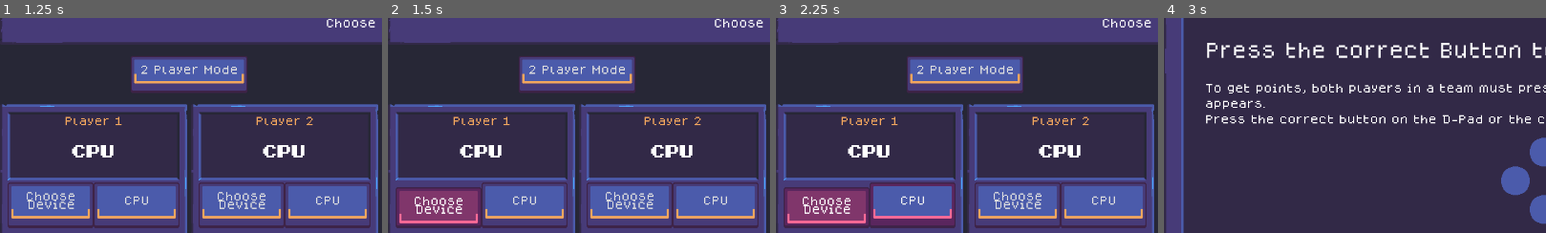
Above: before the commit, frames 1-4 (left to right).
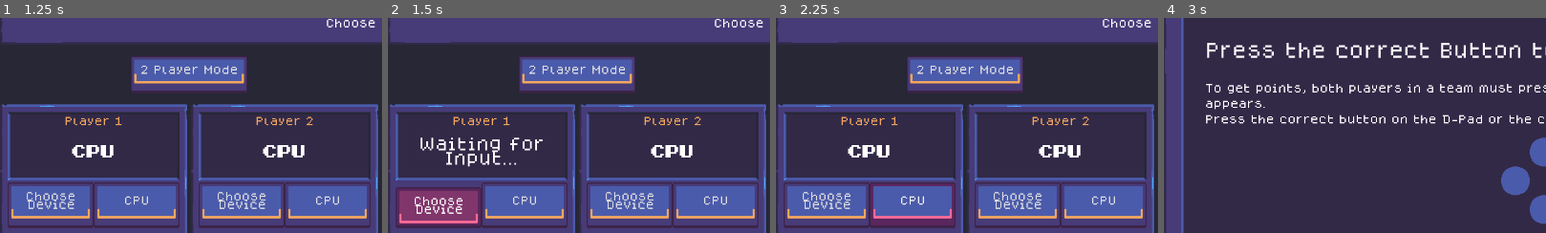
Above: after the commit, the same moments.

Repository: VileOar/js-final-proj
Game: Godot game, scene res://src/menus/main_menu/main_menu.tscn
The game is run twice, just before and just after one commit, with the same random seed, the same clock (stepped at 60 frames per second) and the same inputs.
Inputs:
- Up to frame 1 (1.25 s): click "Start Game" at 0.5 s
- Up to frame 2 (1.5 s): click "Choose Device" at 1.25 s
- Up to frame 3 (2.25 s): click "CPU" at 2 s
- Up to frame 4 (3 s): click "Start Game" at 2.75 s
The pictures show only the part of the screen within x 0-50%, y 9-59%; the shares and areas given below are measured in that part.

Frame 1 is identical in both runs. In frame 2, 1.2% of the frame differs, in the area x 8-41%, y 55-70%; in frame 3, 4.1%, in the area x 2-25%, y 76-97%; in frame 4, nothing differs.

Commit message:
added a 'waiting for input' msg to device selector

Diff:
--- a/src/menus/player_select/ui/device_selector.tscn
+++ b/src/menus/player_select/ui/device_selector.tscn
@@ -3,6 +3,21 @@
 [ext_resource type="Script" path="res://src/menus/player_select/ui/player_device_selector.gd" id="1_aw8pw"]
 [ext_resource type="Texture2D" uid="uid://cbo7y558cb7it" path="res://assets/gfx/ui/device_icon.png" id="2_2d4nh"]
 [ext_resource type="Texture2D" uid="uid://cv2vkapkd35gr" path="res://assets/gfx/entities/player1.png" id="3_vjsow"]
+
+[sub_resource type="Animation" id="Animation_7qhdh"]
+length = 0.001
+tracks/0/type = "value"
+tracks/0/imported = false
+tracks/0/enabled = true
+tracks/0/path = NodePath("PlayerSprite:frame_coords")
+tracks/0/interp = 1
+tracks/0/loop_wrap = true
+tracks/0/keys = {
+"times": PackedFloat32Array(0),
+"transitions": PackedFloat32Array(1),
+"update": 1,
+"values": [Vector2i(0, 1)]
+}
 
 [sub_resource type="Animation" id="Animation_uopt4"]
 resource_name = "default"
@@ -19,21 +34,6 @@
 "transitions": PackedFloat32Array(1, 1, 1, 1, 1),
 "update": 1,
 "values": [Vector2i(0, 1), Vector2i(1, 1), Vector2i(2, 1), Vector2i(3, 1), Vector2i(3, 1)]
-}
-
-[sub_resource type="Animation" id="Animation_7qhdh"]
-length = 0.001
-tracks/0/type = "value"
-tracks/0/imported = false
-tracks/0/enabled = true
-tracks/0/path = NodePath("PlayerSprite:frame_coords")
-tracks/0/interp = 1
-tracks/0/loop_wrap = true
-tracks/0/keys = {
-"times": PackedFloat32Array(0),
-"transitions": PackedFloat32Array(1),
-"update": 1,
-"values": [Vector2i(0, 1)]
 }
 
 [sub_resource type="AnimationLibrary" id="AnimationLibrary_eotua"]
@@ -71,30 +71,42 @@
 theme_type_variation = &"ColorText"
 horizontal_alignment = 1
 
-[node name="HBoxContainer" type="HBoxContainer" parent="VBoxContainer/PanelContainer/VBoxContainer/PanelContainer/VBoxContainer"]
+[node name="DeviceID" type="HBoxContainer" parent="VBoxContainer/PanelContainer/VBoxContainer/PanelContainer/VBoxContainer"]
+unique_name_in_owner = true
 custom_minimum_size = Vector2(0, 80)
 layout_mode = 2
 theme_override_constants/separation = 16
 alignment = 1
 
-[node name="DeviceIcon" type="Control" parent="VBoxContainer/PanelContainer/VBoxContainer/PanelContainer/VBoxContainer/HBoxContainer"]
+[node name="DeviceIcon" type="Control" parent="VBoxContainer/PanelContainer/VBoxContainer/PanelContainer/VBoxContainer/DeviceID"]
 unique_name_in_owner = true
 custom_minimum_size = Vector2(64, 64)
 layout_mode = 2
 size_flags_vertical = 4
 
-[node name="DeviceSprite" type="Sprite2D" parent="VBoxContainer/PanelContainer/VBoxContainer/PanelContainer/VBoxContainer/HBoxContainer/DeviceIcon"]
+[node name="DeviceSprite" type="Sprite2D" parent="VBoxContainer/PanelContainer/VBoxContainer/PanelContainer/VBoxContainer/DeviceID/DeviceIcon"]
 unique_name_in_owner = true
 position = Vector2(32, 32)
 texture = ExtResource("2_2d4nh")
 vframes = 2
 
-[node name="Device" type="Label" parent="VBoxContainer/PanelContainer/VBoxContainer/PanelContainer/VBoxContainer/HBoxContainer"]
+[node name="Device" type="Label" parent="VBoxContainer/PanelContainer/VBoxContainer/PanelContainer/VBoxContainer/DeviceID"]
 unique_name_in_owner = true
 layout_mode = 2
 theme_type_variation = &"BigText"
 horizontal_alignment = 1
 vertical_alignment = 1
+
+[node name="InputMsg" type="Label" parent="VBoxContainer/PanelContainer/VBoxContainer/PanelContainer/VBoxContainer"]
+unique_name_in_owner = true
+visible = false
+custom_minimum_size = Vector2(64, 80)
+layout_mode = 2
+theme_type_variation = &"HeaderMedium"
+text = "Waiting for Input..."
+horizontal_alignment = 1
+vertical_alignment = 1
+autowrap_mode = 2
 
 [node name="HBoxContainer" type="HBoxContainer" parent="VBoxContainer/PanelContainer/VBoxContainer"]
 layout_mode = 2
--- a/src/menus/player_select/ui/player_device_selector.gd
+++ b/src/menus/player_select/ui/player_device_selector.gd
@@ -9,12 +9,20 @@
 
 ## ref to player identifier
 @onready var _player_label = %PlayerId
-## ref to device identifier
+
+## ref to the group of nodes with the device identification
+@onready var _device_id: HBoxContainer = %DeviceID
+## ref to device identifier text
 @onready var _device_ui = %Device
+## the device icon node
+@onready var _device_icon: Control = %DeviceIcon
+
+## temp text to display when waiting for input
+@onready var _input_msg: Label = %InputMsg
+
 ## ref to the listen button
 @onready var _listen_btn = %ListenButton
 
-@onready var _device_icon: Control = %DeviceIcon
 ## the sprite with the icons
 @onready var _device_sprite: Sprite2D = %DeviceSprite
 @onready var _player_sprite: Sprite2D = %PlayerSprite
@@ -52,13 +60,18 @@
 				push_warning("added valid device, but not recognised by the UI script???")
 	else:
 		_device_icon.hide()
+		_device_ui.show()
 		_device_ui.text = "CPU"
+
 
 
 ## cleanup function for when another selector requests listening for a device
 func release_listen():
 	# untoggle the button without sending the signal
 	_listen_btn.set_pressed_no_signal(false)
+	# do this here again just to be sure
+	_device_id.show()
+	_input_msg.hide()
 
 
 ## callback to receive an input event[br]
@@ -79,7 +92,14 @@
 
 func _on_device_button_toggled(toggled_on):
 	toggled_listen.emit(toggled_on)
+	if toggled_on:
+		_device_id.hide()
+		_input_msg.show()
+	else:
+		_device_id.show()
+		_input_msg.hide()
 
 
 func _on_ai_button_pressed():
+	toggled_listen.emit(false)
 	set_device(-2)
Binary file changed: assets/aseprite/UI64x64.aseprite
Binary file changed: assets/gfx/ui/device_icon.png
